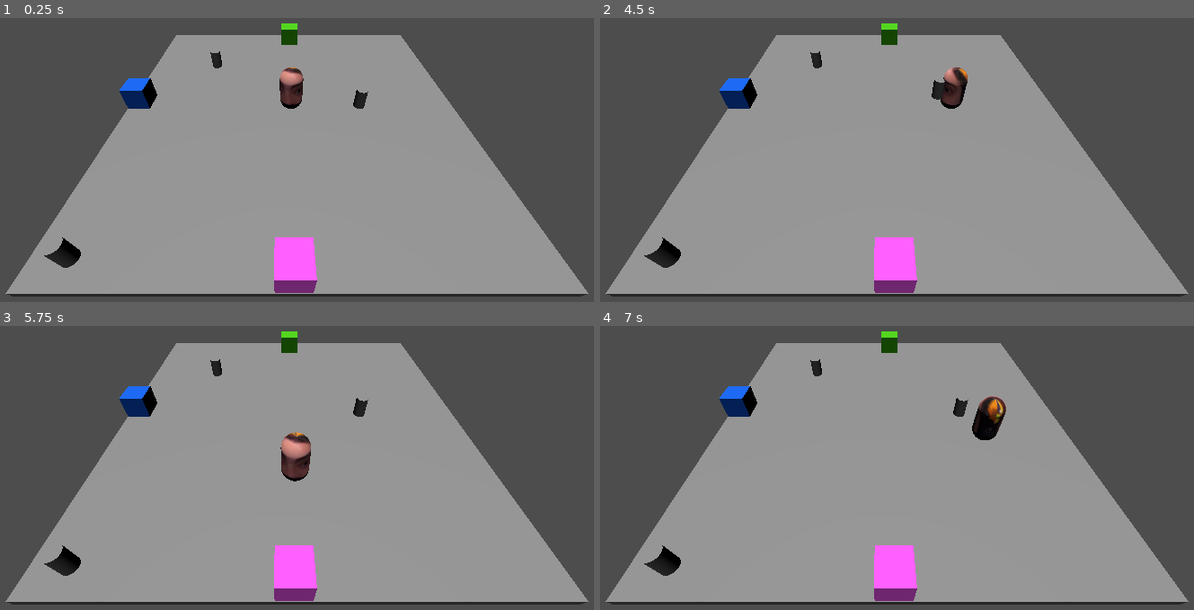
Above: before the commit, frames 1-4 (two rows, left to right).
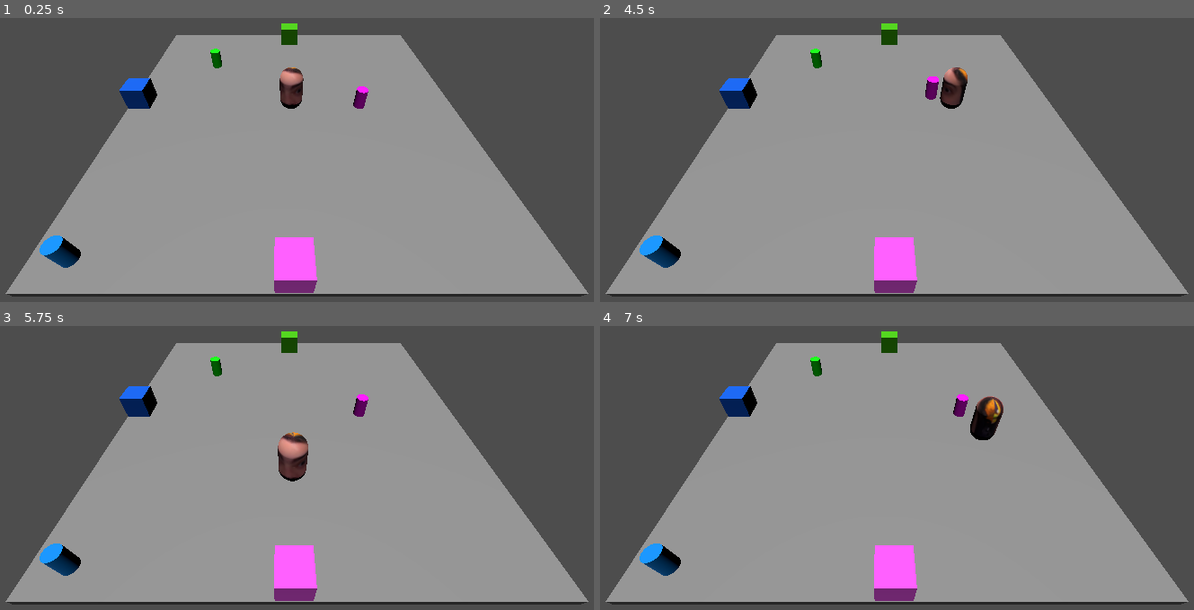
Above: after the commit, the same moments.

Repository: perilao/Project_Peleja
Game: Godot game, scene res://Scenes/level1.tscn
The game is run twice, just before and just after one commit, with the same random seed, the same clock (stepped at 60 frames per second) and the same inputs. The project has no main scene, so this scene is started directly.
Inputs:
- Up to frame 1 (0.25 s): no input
- Up to frame 2 (4.5 s): tap Enter at 0.5 s; hold Right (ui_right) 0.53-1.28 s; tap Space (ui_grab) at 0.6, 1.55, 2.1, 3.05, 3.6, 4.25 s; tap E (ui_interact) at 0.8, 1.35, 2.3, 2.85, 3.8, 4.35 s; hold Down (ui_down) 1.28-2.03 s; hold Right (ui_right) 2.03-2.78 s; hold Up (ui_up) 2.78-3.53 s; hold Left (ui_left) from 3.53 s (still down)
- Up to frame 3 (5.75 s): tap Space (ui_grab) at 4.55, 5.1 s; release Left (ui_left) at 5.03 s; hold Down (ui_down) from 5.03 s (still down); tap E (ui_interact) at 5.3 s
- Up to frame 4 (7 s): release Down (ui_down) at 5.78 s; hold Right (ui_right) 5.78-6.53 s; tap E (ui_interact) at 5.85, 6.8 s; tap Space (ui_grab) at 6.05, 6.6 s; hold Up (ui_up) from 6.53 s (still down)

The runs differ from the first frame. In frame 1, 0.7% of the frame differs, in the area x 6-63%, y 10-88%; in frame 2, 0.7%; in frame 3, 1.0%; in frame 4, 1.0%, in the area x 6-69%, y 10-88%.

Commit message:
0.0.2
-Added specific itens for specific events
-Added bootsplash (provisory logo)

Diff:
--- /dev/null
+++ b/Scenes/Item prefab.tscn
@@ -0,0 +1,37 @@
+[gd_scene format=3 uid="uid://cixy4fp88pgn3"]
+
+[sub_resource type="PhysicsMaterial" id="PhysicsMaterial_bi0g4"]
+
+[sub_resource type="CylinderMesh" id="CylinderMesh_c5erv"]
+
+[sub_resource type="BoxShape3D" id="BoxShape3D_y4dr7"]
+size = Vector3(1, 2.3309937, 1)
+
+[sub_resource type="BoxShape3D" id="BoxShape3D_lyd6k"]
+size = Vector3(3, 2, 3)
+
+[node name="Item1" type="Node3D" unique_id=1371017101 groups=["pickable"]]
+transform = Transform3D(0.5, 0, 0, 0, 0.45, 0, 0, 0, 0.5, 0, 0, 0)
+
+[node name="RigidBody3D" type="RigidBody3D" parent="." unique_id=857792174 groups=["pickable"]]
+transform = Transform3D(1, 0, 0, 0, 1, 0, 0, 0, 1, 0, -1.6726398, 0)
+collision_layer = 3
+axis_lock_linear_x = true
+axis_lock_linear_z = true
+physics_material_override = SubResource("PhysicsMaterial_bi0g4")
+gravity_scale = 15.0
+lock_rotation = true
+freeze = true
+
+[node name="MeshInstance3D" type="MeshInstance3D" parent="RigidBody3D" unique_id=1990217233]
+mesh = SubResource("CylinderMesh_c5erv")
+
+[node name="CollisionShape3D" type="CollisionShape3D" parent="RigidBody3D" unique_id=2140851034]
+transform = Transform3D(1, 0, 0, 0, 1, 0, 0, 0, 1, 0, 0.05215454, 0)
+shape = SubResource("BoxShape3D_y4dr7")
+
+[node name="Area3D" type="Area3D" parent="RigidBody3D" unique_id=1220363854]
+
+[node name="CollisionShape3D" type="CollisionShape3D" parent="RigidBody3D/Area3D" unique_id=896498039]
+transform = Transform3D(1, 0, 0, 0, 1, 0, 0, 0, 1, 0, 0.5, 0)
+shape = SubResource("BoxShape3D_lyd6k")
--- /dev/null
+++ b/Scenes/event_test.tscn
@@ -0,0 +1,43 @@
+[gd_scene format=3 uid="uid://bxs6lf7qri31q"]
+
+[ext_resource type="Script" uid="uid://di5reuhv8hr58" path="res://Scripts/EventsManager.gd" id="1_teanp"]
+
+[sub_resource type="PhysicsMaterial" id="PhysicsMaterial_2a60c"]
+resource_local_to_scene = true
+
+[sub_resource type="StandardMaterial3D" id="StandardMaterial3D_y4dr7"]
+albedo_color = Color(0.29300392, 0.8046373, 1.1551381e-06, 1)
+
+[sub_resource type="BoxMesh" id="BoxMesh_c5erv"]
+material = SubResource("StandardMaterial3D_y4dr7")
+
+[sub_resource type="BoxShape3D" id="BoxShape3D_jgkgd"]
+
+[sub_resource type="BoxShape3D" id="BoxShape3D_bs12r"]
+size = Vector3(2.1831818, 1, 2.067627)
+
+[node name="Event_Test" type="StaticBody3D" unique_id=2061009950]
+physics_material_override = SubResource("PhysicsMaterial_2a60c")
+script = ExtResource("1_teanp")
+event_name = "Janela Cima"
+
+[node name="timer_geral" type="Timer" parent="." unique_id=2050088905]
+wait_time = 20.0
+one_shot = true
+autostart = true
+
+[node name="MeshInstance3D" type="MeshInstance3D" parent="." unique_id=1844500790]
+mesh = SubResource("BoxMesh_c5erv")
+
+[node name="CollisionShape3D" type="CollisionShape3D" parent="." unique_id=649451053]
+shape = SubResource("BoxShape3D_jgkgd")
+
+[node name="Area3D" type="Area3D" parent="." unique_id=1246309677]
+
+[node name="CollisionShape3D" type="CollisionShape3D" parent="Area3D" unique_id=399296900]
+transform = Transform3D(1, 0, 0, 0, 1, 0, 0, 0, 1, -0.021306038, 0, 0.01574707)
+shape = SubResource("BoxShape3D_bs12r")
+
+[connection signal="timeout" from="timer_geral" to="." method="_on_timer_geral_timeout"]
+[connection signal="area_entered" from="Area3D" to="." method="_on_area_3d_area_entered"]
+[connection signal="area_exited" from="Area3D" to="." method="_on_area_3d_area_exited"]
--- /dev/null
+++ b/Scenes/item_1_rb.tscn
@@ -0,0 +1,38 @@
+[gd_scene format=3 uid="uid://lawxoanefnps"]
+
+[ext_resource type="Script" uid="uid://cyi68ujmuouiy" path="res://Scripts/ItemStock.gd" id="1_34b1v"]
+
+[sub_resource type="PhysicsMaterial" id="PhysicsMaterial_lyd6k"]
+resource_local_to_scene = true
+
+[sub_resource type="CylinderMesh" id="CylinderMesh_c5erv"]
+
+[sub_resource type="BoxShape3D" id="BoxShape3D_y4dr7"]
+size = Vector3(1, 2.3309937, 1)
+
+[sub_resource type="BoxShape3D" id="BoxShape3D_lyd6k"]
+size = Vector3(3, 2, 3)
+
+[node name="item1_rb" type="RigidBody3D" unique_id=1660661975 groups=["pickable"]]
+collision_layer = 3
+axis_lock_linear_x = true
+axis_lock_linear_z = true
+physics_material_override = SubResource("PhysicsMaterial_lyd6k")
+gravity_scale = 15.0
+lock_rotation = true
+freeze = true
+script = ExtResource("1_34b1v")
+item_type = "Janela Baixo"
+
+[node name="MeshInstance3D" type="MeshInstance3D" parent="." unique_id=1753164216]
+mesh = SubResource("CylinderMesh_c5erv")
+
+[node name="CollisionShape3D" type="CollisionShape3D" parent="." unique_id=2028686439]
+transform = Transform3D(1, 0, 0, 0, 1, 0, 0, 0, 1, 0, 0.05215454, 0)
+shape = SubResource("BoxShape3D_y4dr7")
+
+[node name="Area3D" type="Area3D" parent="." unique_id=1825148318]
+
+[node name="CollisionShape3D" type="CollisionShape3D" parent="Area3D" unique_id=376191994]
+transform = Transform3D(1, 0, 0, 0, 1, 0, 0, 0, 1, 0, 0.5, 0)
+shape = SubResource("BoxShape3D_lyd6k")
--- a/Scenes/level1.tscn
+++ b/Scenes/level1.tscn
@@ -3,6 +3,7 @@
 [ext_resource type="Script" uid="uid://cid6hdjph73dt" path="res://Scripts/PlayerMovement.gd" id="1_4hvuo"]
 [ext_resource type="Script" uid="uid://di5reuhv8hr58" path="res://Scripts/EventsManager.gd" id="1_c5erv"]
 [ext_resource type="Texture2D" uid="uid://dvdgeiq611upm" path="res://AamnL9U7pxpc4R-fPX6XPuz-3J0IGzXo.png" id="2_c5erv"]
+[ext_resource type="Script" uid="uid://cyi68ujmuouiy" path="res://Scripts/ItemStock.gd" id="4_lyd6k"]
 
 [sub_resource type="BoxMesh" id="BoxMesh_4hvuo"]
 
@@ -23,6 +24,9 @@
 [sub_resource type="BoxShape3D" id="BoxShape3D_c5erv"]
 size = Vector3(1.9183044, 1, 2.1784668)
 
+[sub_resource type="PhysicsMaterial" id="PhysicsMaterial_2a60c"]
+resource_local_to_scene = true
+
 [sub_resource type="StandardMaterial3D" id="StandardMaterial3D_y4dr7"]
 albedo_color = Color(0.29300392, 0.8046373, 1.1551381e-06, 1)
 
@@ -34,6 +38,9 @@
 [sub_resource type="BoxShape3D" id="BoxShape3D_bs12r"]
 size = Vector3(2.1831818, 1, 2.067627)
 
+[sub_resource type="PhysicsMaterial" id="PhysicsMaterial_4iphx"]
+resource_local_to_scene = true
+
 [sub_resource type="StandardMaterial3D" id="StandardMaterial3D_didp7"]
 albedo_color = Color(0, 0.39215687, 0.9411765, 1)
 
@@ -45,19 +52,46 @@
 [sub_resource type="BoxShape3D" id="BoxShape3D_2a60c"]
 size = Vector3(2.1831818, 1, 2.067627)
 
+[sub_resource type="PhysicsMaterial" id="PhysicsMaterial_jgkgd"]
+resource_local_to_scene = true
+
 [sub_resource type="StandardMaterial3D" id="StandardMaterial3D_lyd6k"]
 albedo_color = Color(1, 0.36078432, 1, 1)
 
 [sub_resource type="BoxMesh" id="BoxMesh_y4dr7"]
 material = SubResource("StandardMaterial3D_lyd6k")
 
-[sub_resource type="CylinderMesh" id="CylinderMesh_c5erv"]
+[sub_resource type="PhysicsMaterial" id="PhysicsMaterial_lyd6k"]
+resource_local_to_scene = true
+
+[sub_resource type="StandardMaterial3D" id="StandardMaterial3D_4iphx"]
+albedo_color = Color(1, 0, 1, 1)
+
+[sub_resource type="CylinderMesh" id="CylinderMesh_jgkgd"]
+material = SubResource("StandardMaterial3D_4iphx")
 
 [sub_resource type="BoxShape3D" id="BoxShape3D_y4dr7"]
 size = Vector3(1, 2.3309937, 1)
 
 [sub_resource type="BoxShape3D" id="BoxShape3D_lyd6k"]
 size = Vector3(3, 2, 3)
+
+[sub_resource type="PhysicsMaterial" id="PhysicsMaterial_y4dr7"]
+resource_local_to_scene = true
+
+[sub_resource type="StandardMaterial3D" id="StandardMaterial3D_bs12r"]
+albedo_color = Color(0, 1, 0, 1)
+
+[sub_resource type="CylinderMesh" id="CylinderMesh_rqhku"]
+material = SubResource("StandardMaterial3D_bs12r")
+
+[sub_resource type="PhysicsMaterial" id="PhysicsMaterial_cpkqv"]
+
+[sub_resource type="StandardMaterial3D" id="StandardMaterial3D_d1mwp"]
+albedo_color = Color(0, 0.58431375, 1, 1)
+
+[sub_resource type="CylinderMesh" id="CylinderMesh_u1b78"]
+material = SubResource("StandardMaterial3D_d1mwp")
 
 [node name="Level" type="Node3D" unique_id=216904473]
 
@@ -115,7 +149,7 @@
 collide_with_areas = true
 
 [node name="Hand" type="Node3D" parent="Player" unique_id=1779971978]
-transform = Transform3D(1, 0, 0, 0, 1, 0, 0, 0, 1, 0, 0.045068502, 0.7314187)
+transform = Transform3D(1, 0, 0, 0, 1, 0, 0, 0, 1, 0, 0.045068502, 1.0334932)
 
 [node name="Lights" type="Node3D" parent="." unique_id=1217819647]
 
@@ -124,10 +158,12 @@
 
 [node name="Events" type="Node3D" parent="." unique_id=882248993]
 
-[node name="Event_Test" type="StaticBody3D" parent="Events" unique_id=947495497]
+[node name="Event_Test" type="StaticBody3D" parent="Events" unique_id=947495497 groups=["event"]]
+unique_name_in_owner = true
 transform = Transform3D(1, 0, 0, 0, 1, 0, 0, 0, 1, 0.021697998, -0.45370805, -6.447383)
+physics_material_override = SubResource("PhysicsMaterial_2a60c")
 script = ExtResource("1_c5erv")
-event_name = "Janela Cima"
+event_name = "cima"
 
 [node name="timer_geral" type="Timer" parent="Events/Event_Test" unique_id=1620859804]
 wait_time = 20.0
@@ -146,11 +182,13 @@
 transform = Transform3D(1, 0, 0, 0, 1, 0, 0, 0, 1, -0.021306038, 0, 0.01574707)
 shape = SubResource("BoxShape3D_bs12r")
 
-[node name="Event_Test2" type="StaticBody3D" parent="Events" unique_id=2068765976]
+[node name="Event_Test2" type="StaticBody3D" parent="Events" unique_id=2068765976 groups=["event"]]
+unique_name_in_owner = true
 transform = Transform3D(1, 0, 0, 0, 1, 0, 0, 0, 1, -6.96681, -0.453709, -0.32267904)
+physics_material_override = SubResource("PhysicsMaterial_4iphx")
 script = ExtResource("1_c5erv")
 event_time = 8.0
-event_name = "Porta"
+event_name = "lado"
 
 [node name="timer_geral" type="Timer" parent="Events/Event_Test2" unique_id=364387740]
 wait_time = 20.0
@@ -169,11 +207,13 @@
 transform = Transform3D(1, 0, 0, 0, 1, 0, 0, 0, 1, -0.021306038, 0, 0.01574707)
 shape = SubResource("BoxShape3D_2a60c")
 
-[node name="Event_Test3" type="StaticBody3D" parent="Events" unique_id=731781417]
+[node name="Event_Test3" type="StaticBody3D" parent="Events" unique_id=731781417 groups=["event"]]
+unique_name_in_owner = true
 transform = Transform3D(1, 0, 0, 0, 1, 0, 0, 0, 1, -0.07677364, -0.4537071, 6.9915075)
+physics_material_override = SubResource("PhysicsMaterial_jgkgd")
 script = ExtResource("1_c5erv")
 event_time = 12.0
-event_name = "Janela Baixo"
+event_name = "baixo"
 
 [node name="timer_geral" type="Timer" parent="Events/Event_Test3" unique_id=586107918]
 wait_time = 20.0
@@ -195,77 +235,101 @@
 [node name="Itens" type="Node3D" parent="." unique_id=1727326629]
 
 [node name="Item1" type="Node3D" parent="Itens" unique_id=184148444 groups=["pickable"]]
+unique_name_in_owner = true
 transform = Transform3D(0.5, 0, 0, 0, 0.45, 0, 0, 0, 0.5, 3.136985, 0.28116977, 0)
 
-[node name="RigidBody3D" type="RigidBody3D" parent="Itens/Item1" unique_id=1221392825 groups=["pickable"]]
+[node name="item1_rb" type="RigidBody3D" parent="Itens/Item1" unique_id=1221392825 groups=["pickable"]]
+unique_name_in_owner = true
 transform = Transform3D(1, 0, 0, 0, 1, 0, 0, 0, 1, 0, -1.6726398, 0)
 collision_layer = 3
 axis_lock_linear_x = true
 axis_lock_linear_z = true
+physics_material_override = SubResource("PhysicsMaterial_lyd6k")
 gravity_scale = 15.0
 lock_rotation = true
 freeze = true
-
-[node name="MeshInstance3D" type="MeshInstance3D" parent="Itens/Item1/RigidBody3D" unique_id=89069681]
-mesh = SubResource("CylinderMesh_c5erv")
-
-[node name="CollisionShape3D" type="CollisionShape3D" parent="Itens/Item1/RigidBody3D" unique_id=2114434136]
+script = ExtResource("4_lyd6k")
+item_type = "baixo"
+
+[node name="meshitem1" type="MeshInstance3D" parent="Itens/Item1/item1_rb" unique_id=89069681 groups=["pickable"]]
+unique_name_in_owner = true
+mesh = SubResource("CylinderMesh_jgkgd")
+
+[node name="collisionitem1" type="CollisionShape3D" parent="Itens/Item1/item1_rb" unique_id=2114434136 groups=["pickable"]]
+unique_name_in_owner = true
 transform = Transform3D(1, 0, 0, 0, 1, 0, 0, 0, 1, 0, 0.05215454, 0)
 shape = SubResource("BoxShape3D_y4dr7")
 
-[node name="Area3D" type="Area3D" parent="Itens/Item1/RigidBody3D" unique_id=1889360065]
-
-[node name="CollisionShape3D" type="CollisionShape3D" parent="Itens/Item1/RigidBody3D/Area3D" unique_id=166390897]
+[node name="areaitem1" type="Area3D" parent="Itens/Item1/item1_rb" unique_id=1889360065 groups=["pickable"]]
+unique_name_in_owner = true
+
+[node name="shapeareaitem1" type="CollisionShape3D" parent="Itens/Item1/item1_rb/areaitem1" unique_id=166390897 groups=["pickable"]]
 transform = Transform3D(1, 0, 0, 0, 1, 0, 0, 0, 1, 0, 0.5, 0)
 shape = SubResource("BoxShape3D_lyd6k")
 
 [node name="Item2" type="Node3D" parent="Itens" unique_id=1356729877 groups=["pickable"]]
+unique_name_in_owner = true
 transform = Transform3D(0.5, 0, 0, 0, 0.45, 0, 0, 0, 0.5, -4.0009546, 0.28116977, -3.4612598)
 
-[node name="RigidBody3D" type="RigidBody3D" parent="Itens/Item2" unique_id=931839844 groups=["pickable"]]
+[node name="item2_rb" type="RigidBody3D" parent="Itens/Item2" unique_id=931839844 groups=["pickable"]]
+unique_name_in_owner = true
 transform = Transform3D(1, 0, 0, 0, 1, 0, 0, 0, 1, 0, -1.6726398, 0)
 collision_layer = 3
 axis_lock_linear_x = true
 axis_lock_linear_z = true
+physics_material_override = SubResource("PhysicsMaterial_y4dr7")
 gravity_scale = 15.0
 lock_rotation = true
 freeze = true
-
-[node name="MeshInstance3D" type="MeshInstance3D" parent="Itens/Item2/RigidBody3D" unique_id=1475696613]
-mesh = SubResource("CylinderMesh_c5erv")
-
-[node name="CollisionShape3D" type="CollisionShape3D" parent="Itens/Item2/RigidBody3D" unique_id=625869789]
+script = ExtResource("4_lyd6k")
+item_type = "cima"
+
+[node name="meshitem2" type="MeshInstance3D" parent="Itens/Item2/item2_rb" unique_id=1475696613 groups=["pickable"]]
+unique_name_in_owner = true
+mesh = SubResource("CylinderMesh_rqhku")
+
+[node name="collisionitem2" type="CollisionShape3D" parent="Itens/Item2/item2_rb" unique_id=625869789 groups=["pickable"]]
+unique_name_in_owner = true
 transform = Transform3D(1, 0, 0, 0, 1, 0, 0, 0, 1, 0, 0.05215454, 0)
 shape = SubResource("BoxShape3D_y4dr7")
 
-[node name="Area3D" type="Area3D" parent="Itens/Item2/RigidBody3D" unique_id=1279469273]
-
-[node name="CollisionShape3D" type="CollisionShape3D" parent="Itens/Item2/RigidBody3D/Area3D" unique_id=24901679]
+[node name="areaitem2" type="Area3D" parent="Itens/Item2/item2_rb" unique_id=1279469273 groups=["pickable"]]
+unique_name_in_owner = true
+
+[node name="shapeareaitem2" type="CollisionShape3D" parent="Itens/Item2/item2_rb/areaitem2" unique_id=24901679 groups=["pickable"]]
 transform = Transform3D(1, 0, 0, 0, 1, 0, 0, 0, 1, 0, 0.5, 0)
 shape = SubResource("BoxShape3D_lyd6k")
 
 [node name="Item3" type="Node3D" parent="Itens" unique_id=1671405017 groups=["pickable"]]
+unique_name_in_owner = true
 transform = Transform3D(0.5, 0, 0, 0, 0.45, 0, 0, 0, 0.5, -6.2889237, 0.28116977, 6.6562176)
 
-[node name="RigidBody3D" type="RigidBody3D" parent="Itens/Item3" unique_id=1627086658 groups=["pickable"]]
+[node name="item3_rb" type="RigidBody3D" parent="Itens/Item3" unique_id=1627086658 groups=["pickable"]]
+unique_name_in_owner = true
 transform = Transform3D(1, 0, 0, 0, 1, 0, 0, 0, 1, 0, -1.6726398, 0)
 collision_layer = 3
 axis_lock_linear_x = true
 axis_lock_linear_z = true
+physics_material_override = SubResource("PhysicsMaterial_cpkqv")
 gravity_scale = 15.0
 lock_rotation = true
 freeze = true
-
-[node name="MeshInstance3D" type="MeshInstance3D" parent="Itens/Item3/RigidBody3D" unique_id=1410532934]
-mesh = SubResource("CylinderMesh_c5erv")
-
-[node name="CollisionShape3D" type="CollisionShape3D" parent="Itens/Item3/RigidBody3D" unique_id=1770522680]
+script = ExtResource("4_lyd6k")
+item_type = "lado"
+
+[node name="meshitem3" type="MeshInstance3D" parent="Itens/Item3/item3_rb" unique_id=1410532934 groups=["pickable"]]
+unique_name_in_owner = true
+mesh = SubResource("CylinderMesh_u1b78")
+
+[node name="colissionitem3" type="CollisionShape3D" parent="Itens/Item3/item3_rb" unique_id=1770522680 groups=["pickable"]]
+unique_name_in_owner = true
 transform = Transform3D(1, 0, 0, 0, 1, 0, 0, 0, 1, 0, 0.05215454, 0)
 shape = SubResource("BoxShape3D_y4dr7")
 
-[node name="Area3D" type="Area3D" parent="Itens/Item3/RigidBody3D" unique_id=1793492733]
-
-[node name="CollisionShape3D" type="CollisionShape3D" parent="Itens/Item3/RigidBody3D/Area3D" unique_id=918366927]
+[node name="areaitem3" type="Area3D" parent="Itens/Item3/item3_rb" unique_id=1793492733 groups=["pickable"]]
+unique_name_in_owner = true
+
+[node name="colissionitem3" type="CollisionShape3D" parent="Itens/Item3/item3_rb/areaitem3" unique_id=918366927 groups=["pickable"]]
 transform = Transform3D(1, 0, 0, 0, 1, 0, 0, 0, 1, 0, 0.5, 0)
 shape = SubResource("BoxShape3D_lyd6k")
 
--- /dev/null
+++ b/Scripts/Events/Event_1.gd
@@ -0,0 +1,34 @@
+extends StaticBody3D
+
+@export var event_time := 4.0
+@onready var timer_geral: Timer = $timer_geral
+@export var event_name : String = ""
+@onready var player: CharacterBody3D = $"../../Player"
+@onready var item_type_check: RigidBody3D = %item1_rb
+
+var hasPrinted = false
+var isOnArea = false
+
+func _ready() -> void:
+	hasPrinted = false
+	isOnArea = false
+
+func _process(_delta):
+#CONTADOR
+	if timer_geral.time_left <= event_time and hasPrinted == false: #TROCA DE ESTADO DEPOIS DE CERTO TEMPO
+		print("Faltam ", event_time, " segundos!", event_name)
+		hasPrinted = true
+	if Input.is_action_just_pressed("ui_interact") and timer_geral.time_left <= event_time and isOnArea == true and player.player_has_item == true and event_name == item_type_check.item_type:#AÇÃO DO ITEM
+		timer_geral.start()
+		player.release_object()
+		if timer_geral.time_left == timer_geral.wait_time:
+			print("Timer Resetado")
+			hasPrinted = false
+func _on_timer_geral_timeout() -> void: #DERROTA DO PLAYER
+		get_tree().quit()
+func _on_area_3d_area_entered(area: Area3D) -> void:
+	#print("Area ENTERED!")
+	isOnArea = true
+func _on_area_3d_area_exited(area: Area3D) -> void:
+	#print("Area EXITED!")
+	isOnArea = false
--- /dev/null
+++ b/Scripts/Events/Event_2.gd
@@ -0,0 +1,34 @@
+extends StaticBody3D
+
+@export var event_time := 4.0
+@onready var timer_geral: Timer = $timer_geral
+@export var event_name : String = ""
+@onready var player: CharacterBody3D = $"../../Player"
+@onready var item_type_check: RigidBody3D = %item2_rb
+
+var hasPrinted = false
+var isOnArea = false
+
+func _ready() -> void:
+	hasPrinted = false
+	isOnArea = false
+
+func _process(_delta):
+#CONTADOR
+	if timer_geral.time_left <= event_time and hasPrinted == false: #TROCA DE ESTADO DEPOIS DE CERTO TEMPO
+		print("Faltam ", event_time, " segundos!", event_name)
+		hasPrinted = true
+	if Input.is_action_just_pressed("ui_interact") and timer_geral.time_left <= event_time and isOnArea == true and player.player_has_item == true: # and event_name == item_type_check.item_type:#AÇÃO DO ITEM
+		timer_geral.start()
+		player.release_object()
+		if timer_geral.time_left == timer_geral.wait_time:
+			print("Timer Resetado")
+			hasPrinted = false
+func _on_timer_geral_timeout() -> void: #DERROTA DO PLAYER
+		get_tree().quit()
+func _on_area_3d_area_entered(area: Area3D) -> void:
+	#print("Area ENTERED!")
+	isOnArea = true
+func _on_area_3d_area_exited(area: Area3D) -> void:
+	#print("Area EXITED!")
+	isOnArea = false
--- /dev/null
+++ b/Scripts/Events/Event_3.gd
@@ -0,0 +1,35 @@
+extends StaticBody3D
+
+@export var event_time := 4.0
+@onready var timer_geral: Timer = $timer_geral
+@export var event_name : String = ""
+@onready var player: CharacterBody3D = $"../../Player"
+@onready var item_type_check: RigidBody3D = %item3_rb
+
+
+var hasPrinted = false
+var isOnArea = false
+
+func _ready() -> void:
+	hasPrinted = false
+	isOnArea = false
+
+func _process(_delta):
+#CONTADOR
+	if timer_geral.time_left <= event_time and hasPrinted == false: #TROCA DE ESTADO DEPOIS DE CERTO TEMPO
+		print("Faltam ", event_time, " segundos!", event_name)
+		hasPrinted = true
+	if Input.is_action_just_pressed("ui_interact") and timer_geral.time_left <= event_time and isOnArea == true and player.player_has_item == true and event_name == item_type_check.item_type:#AÇÃO DO ITEM
+		timer_geral.start()
+		player.release_object()
+		if timer_geral.time_left == timer_geral.wait_time:
+			print("Timer Resetado")
+			hasPrinted = false
+func _on_timer_geral_timeout() -> void: #DERROTA DO PLAYER
+		get_tree().quit()
+func _on_area_3d_area_entered(area: Area3D) -> void:
+	#print("Area ENTERED!")
+	isOnArea = true
+func _on_area_3d_area_exited(area: Area3D) -> void:
+	#print("Area EXITED!")
+	isOnArea = false
--- a/Scripts/EventsManager.gd
+++ b/Scripts/EventsManager.gd
@@ -4,31 +4,32 @@
 @onready var timer_geral: Timer = $timer_geral
 @export var event_name : String = ""
 @onready var player: CharacterBody3D = $"../../Player"
-
+@onready var event = get_tree().get_nodes_in_group("event")
 var hasPrinted = false
 var isOnArea = false
-
 
 func _ready() -> void:
 	hasPrinted = false
 	isOnArea = false
-
 func _process(_delta):
 #CONTADOR
 	if timer_geral.time_left <= event_time and hasPrinted == false: #TROCA DE ESTADO DEPOIS DE CERTO TEMPO
 		print("Faltam ", event_time, " segundos!", event_name)
 		hasPrinted = true
-	if Input.is_action_just_pressed("ui_interact") and timer_geral.time_left <= event_time and isOnArea == true and player.player_has_item == true: #AÇÃO DO ITEM
-		timer_geral.start()
-		player.release_object()
-		if timer_geral.time_left == timer_geral.wait_time:
-			print("Timer Resetado")
-			hasPrinted = false
+	if Input.is_action_just_pressed("ui_interact"):
+		if timer_geral.time_left <= event_time and isOnArea:
+			var object = player.hold_object
+			if object != null and object.is_in_group("pickable"):
+				if object.item_type == self.event_name:
+					timer_geral.start()
+					player.release_object()
+					print("Sucesso! Porta ", event_name, " resetada.")
+					hasPrinted = false
+				else:
+					print("Item errado! Você tem '", object.item_type, "' mas esta porta precisa de '", event_name, "'")
 func _on_timer_geral_timeout() -> void: #DERROTA DO PLAYER
-		get_tree().quit()
-func _on_area_3d_area_entered(area: Area3D) -> void:
-	#print("Area ENTERED!")
+	get_tree().quit()
+func _on_area_3d_area_entered(_area: Area3D) -> void:
 	isOnArea = true
-func _on_area_3d_area_exited(area: Area3D) -> void:
-	#print("Area EXITED!")
+func _on_area_3d_area_exited(_area: Area3D) -> void:
 	isOnArea = false
--- /dev/null
+++ b/Scripts/ItemStock.gd
@@ -0,0 +1,3 @@
+extends RigidBody3D
+
+@export var item_type: String = ""
--- /dev/null
+++ b/Scripts/Items/Item_1.gd
@@ -0,0 +1,3 @@
+extends RigidBody3D
+
+@export var item_type: String = ""
--- /dev/null
+++ b/Scripts/Items/Item_2.gd
@@ -0,0 +1,3 @@
+extends RigidBody3D
+
+@export var item_type: String = ""
--- /dev/null
+++ b/Scripts/Items/Item_3.gd
@@ -0,0 +1,3 @@
+extends RigidBody3D
+
+@export var item_type: String = ""
--- a/Scripts/PlayerMovement.gd
+++ b/Scripts/PlayerMovement.gd
@@ -49,7 +49,7 @@
 	original_position = hold_object.global_position
 	original_rotation = hold_object.global_rotation
 	original_layer = obj.collision_layer
-	obj.collision_layer = 0
+	obj.collision_layer = 2
 	if hold_object is RigidBody3D:
 		hold_object.freeze = true
 		player_has_item = true
--- a/project.godot
+++ b/project.godot
@@ -17,7 +17,9 @@
 
 config/name="Projeto Terceiro Periodo - Peleja"
 config/features=PackedStringArray("4.6", "Forward Plus")
+boot_splash/image="uid://b4pkv27bvh6pe"
 config/icon="res://icon.svg"
+boot_splash/minimum_display_time=3000
 
 [display]
 
@@ -27,6 +29,7 @@
 [global_group]
 
 pickable=""
+event=""
 
 [input]
 
Binary file added: 1000036726.png
Not shown, added: 1000036726.png.import
Not shown, added: Scripts/Events/Event_1.gd.uid
Not shown, added: Scripts/Events/Event_2.gd.uid
Not shown, added: Scripts/Events/Event_3.gd.uid
Not shown, added: Scripts/ItemStock.gd.uid
Not shown, added: Scripts/Items/Item_1.gd.uid
Not shown, added: Scripts/Items/Item_2.gd.uid
Not shown, added: Scripts/Items/Item_3.gd.uid
